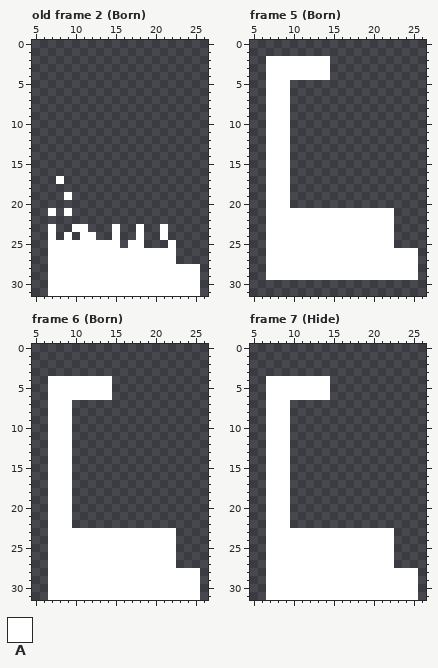
A pixel-art file gets an edit: Assets/Sprites/FamiliarScorpion.aseprite. The picture above is the old version.
32x32 pixels, 11 frames. Shown: old frame 2 (Born): x 5..26, y 0..31; frame 5 (Born): x 5..26, y 0..31; frame 6 (Born): x 5..26, y 0..31; frame 7 (Hide): x 5..26, y 0..31. The commit also changed other frames, which this record leaves out.
Palette (. is transparent): A #ffffff
Pixels before, old frame 2 (Born), first column x 7:
17 .A.................
18 ...................
19 ..A................
20 ...................
21 A.A................
22 ...................
23 A..AA...A..A..A....
24 A.A.AA..A..A..A....
25 AAAAAAAAA.AA...A...
26 AAAAAAAAAAAAAAAA...
27 AAAAAAAAAAAAAAAA...
28 AAAAAAAAAAAAAAAAAAA
29 AAAAAAAAAAAAAAAAAAA
30 AAAAAAAAAAAAAAAAAAA
31 AAAAAAAAAAAAAAAAAAA
Pixels before, frame 5 (Born), first column x 7:
 2 AAAAAAAA...........
 3 AAAAAAAA...........
 4 AAAAAAAA...........
 5 AAA................
 6 AAA................
 7 AAA................
 8 AAA................
 9 AAA................
10 AAA................
11 AAA................
12 AAA................
13 AAA................
14 AAA................
15 AAA................
16 AAA................
17 AAA................
18 AAA................
19 AAA................
20 AAA................
21 AAAAAAAAAAAAAAAA...
22 AAAAAAAAAAAAAAAA...
23 AAAAAAAAAAAAAAAA...
24 AAAAAAAAAAAAAAAA...
25 AAAAAAAAAAAAAAAA...
26 AAAAAAAAAAAAAAAAAAA
27 AAAAAAAAAAAAAAAAAAA
28 AAAAAAAAAAAAAAAAAAA
29 AAAAAAAAAAAAAAAAAAA
Pixels before, frame 6 (Born), first column x 7:
 4 AAAAAAAA...........
 5 AAAAAAAA...........
 6 AAAAAAAA...........
 7 AAA................
 8 AAA................
 9 AAA................
10 AAA................
11 AAA................
12 AAA................
13 AAA................
14 AAA................
15 AAA................
16 AAA................
17 AAA................
18 AAA................
19 AAA................
20 AAA................
21 AAA................
22 AAA................
23 AAAAAAAAAAAAAAAA...
24 AAAAAAAAAAAAAAAA...
25 AAAAAAAAAAAAAAAA...
26 AAAAAAAAAAAAAAAA...
27 AAAAAAAAAAAAAAAA...
28 AAAAAAAAAAAAAAAAAAA
29 AAAAAAAAAAAAAAAAAAA
30 AAAAAAAAAAAAAAAAAAA
31 AAAAAAAAAAAAAAAAAAA
Pixels before, frame 7 (Hide), first column x 7:
 4 AAAAAAAA...........
 5 AAAAAAAA...........
 6 AAAAAAAA...........
 7 AAA................
 8 AAA................
 9 AAA................
10 AAA................
11 AAA................
12 AAA................
13 AAA................
14 AAA................
15 AAA................
16 AAA................
17 AAA................
18 AAA................
19 AAA................
20 AAA................
21 AAA................
22 AAA................
23 AAAAAAAAAAAAAAAA...
24 AAAAAAAAAAAAAAAA...
25 AAAAAAAAAAAAAAAA...
26 AAAAAAAAAAAAAAAA...
27 AAAAAAAAAAAAAAAA...
28 AAAAAAAAAAAAAAAAAAA
29 AAAAAAAAAAAAAAAAAAA
30 AAAAAAAAAAAAAAAAAAA
31 AAAAAAAAAAAAAAAAAAA
And afterwards:
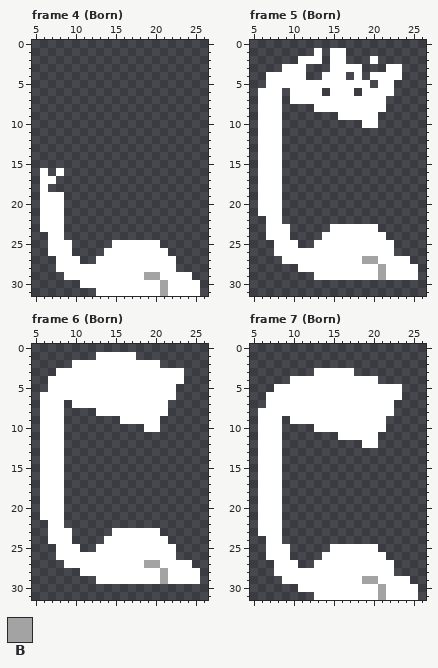
Colours new in this view: B #a3a3a3
A new or re-ordered frame is compared with the old frame closest to it.
Change:
frames re-ordered
Frame 4 (Born) against old frame 2 (Born):
The author put colour A in row 16 at x 6 and 8; in row 17 at x 6 to 7; in row 18 at x 6; in rows 19 to 20 at x 6 to 8; in row 21 at x 6 and 8; in row 22 at x 6 to 8.
The author put colour A in row 23 at x 6 and 8; in row 24 at x 8; in row 25 at x 16 and 19 to 20.
Colour A becomes colour B in row 29 at x 19 to 20; in rows 30 to 31 at x 21.
The edit erases colour A in row 17 at x 8; in row 19 at x 9; in row 21 at x 9; in row 23 at x 10 to 11, 15, 18 and 21; in row 24 at x 9, 11 to 12, 15, 18 and 21; in row 25 at x 10 to 14 and 22.
The edit erases colour A in row 26 at x 10 to 13 and 22; in row 27 at x 7 and 11 to 12; in row 28 at x 7 and 23 to 25; in row 29 at x 7 to 8 and 25; in row 30 at x 7 to 10; in row 31 at x 7 to 12.
Frame 5 (Born):
The author put colour A in row 1 at x 13 and 15 to 16; in row 2 at x 15 to 16 and 20; in row 3 at x 15 to 18 and 22 to 23; in row 4 at x 15 to 16, 18 and 20 to 23; in row 5 at x 10 to 19 and 21 to 22; in row 6 at x 6, 10 to 13, 15 to 17 and 19 to 22.
The author put colour A in row 7 at x 6 and 10 to 21; in row 8 at x 6 and 13 to 21; in row 9 at x 6 and 16 to 20; in row 10 at x 6 and 19 to 20; in rows 11 to 21 at x 6.
Colour A becomes colour B in row 27 at x 19 to 20; in rows 28 to 29 at x 21.
The edit erases colour A in row 2 at x 7 to 10 and 14; in row 3 at x 7 to 8 and 12 to 14; in row 4 at x 12 to 13; in rows 6 to 20 at x 9; in rows 21 to 22 at x 9 to 22; in row 23 at x 10 to 14 and 21 to 22.
The edit erases colour A in row 24 at x 10 to 13 and 22; in row 25 at x 7 and 11 to 12; in row 26 at x 7 and 23 to 25; in row 27 at x 7 to 8 and 25; in row 28 at x 7 to 10; in row 29 at x 7 to 12.
Frame 6 (Born):
The author put colour A in row 1 at x 13 to 17; in row 2 at x 10 to 20; in row 3 at x 8 to 23; in row 4 at x 15 to 23; in row 5 at x 15 to 22; in row 6 at x 6 and 15 to 22.
The author put colour A in row 7 at x 6 and 10 to 21; in row 8 at x 6 and 13 to 21; in row 9 at x 6 and 16 to 20; in row 10 at x 6 and 19 to 20; in rows 11 to 21 at x 6; in row 27 at x 23 to 24.
Colour A becomes colour B in row 27 at x 19 to 20; in rows 28 to 29 at x 21.
The edit erases colour A in rows 7 to 22 at x 9; in row 23 at x 10 to 14 and 21 to 22; in row 24 at x 10 to 13 and 22; in row 25 at x 7 and 11 to 12; in row 26 at x 7; in row 27 at x 7 to 8.
The edit erases colour A in row 28 at x 7 to 10; in row 29 at x 7 to 12; in rows 30 to 31 at x 7 to 25.
Frame 7 (Born):
The author put colour A in row 3 at x 13 to 17; in row 4 at x 15 to 20; in rows 5 to 6 at x 15 to 23; in row 7 at x 10 to 22; in row 8 at x 6 and 10 to 22; in row 9 at x 6 and 10 to 21.
The author put colour A in row 10 at x 6 and 13 to 21; in row 11 at x 6 and 16 to 20; in row 12 at x 6 and 19 to 20; in rows 13 to 23 at x 6.
Colour A becomes colour B in row 29 at x 19 to 20; in rows 30 to 31 at x 21.
The edit erases colour A in row 4 at x 7 to 9; in row 5 at x 7; in rows 9 to 22 at x 9; in rows 23 to 24 at x 9 to 22; in row 25 at x 10 to 14 and 21 to 22; in row 26 at x 10 to 13 and 22.
The edit erases colour A in row 27 at x 7 and 11 to 12; in row 28 at x 7 and 23 to 25; in row 29 at x 7 to 8 and 25; in row 30 at x 7 to 10; in row 31 at x 7 to 12.
